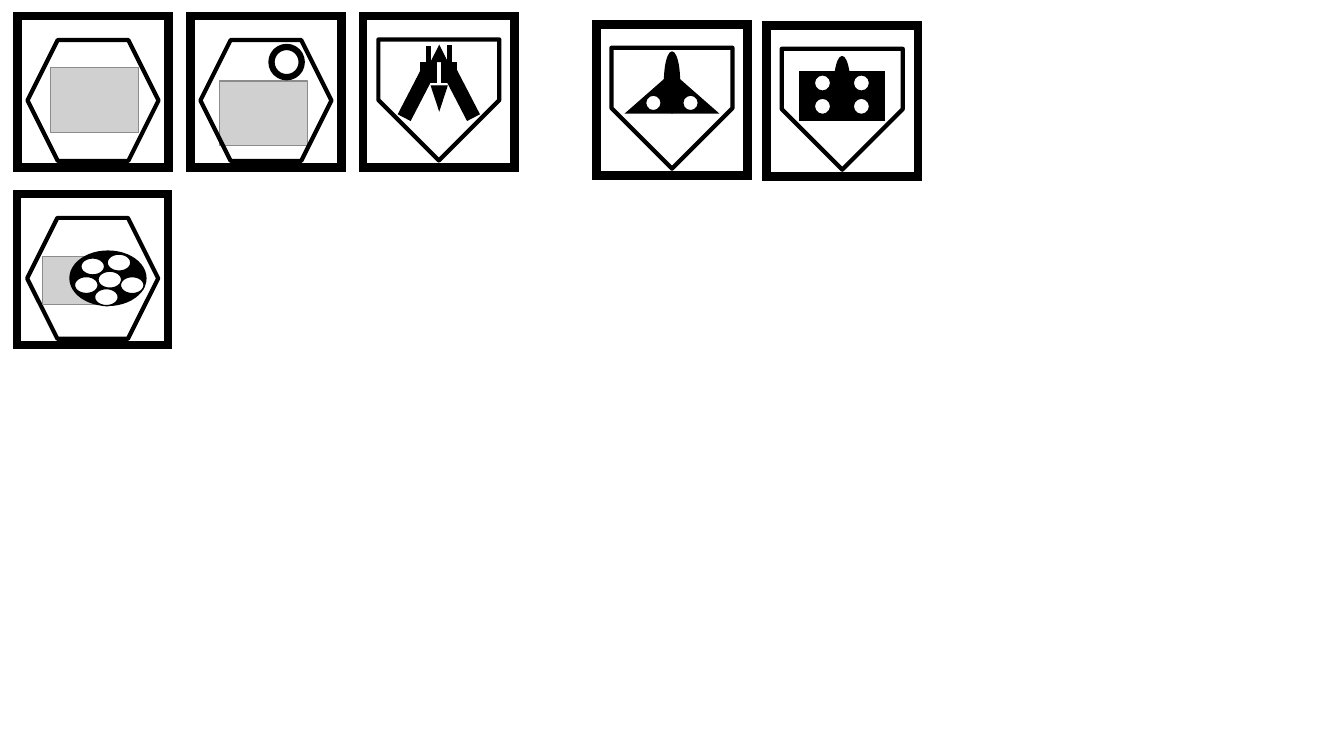
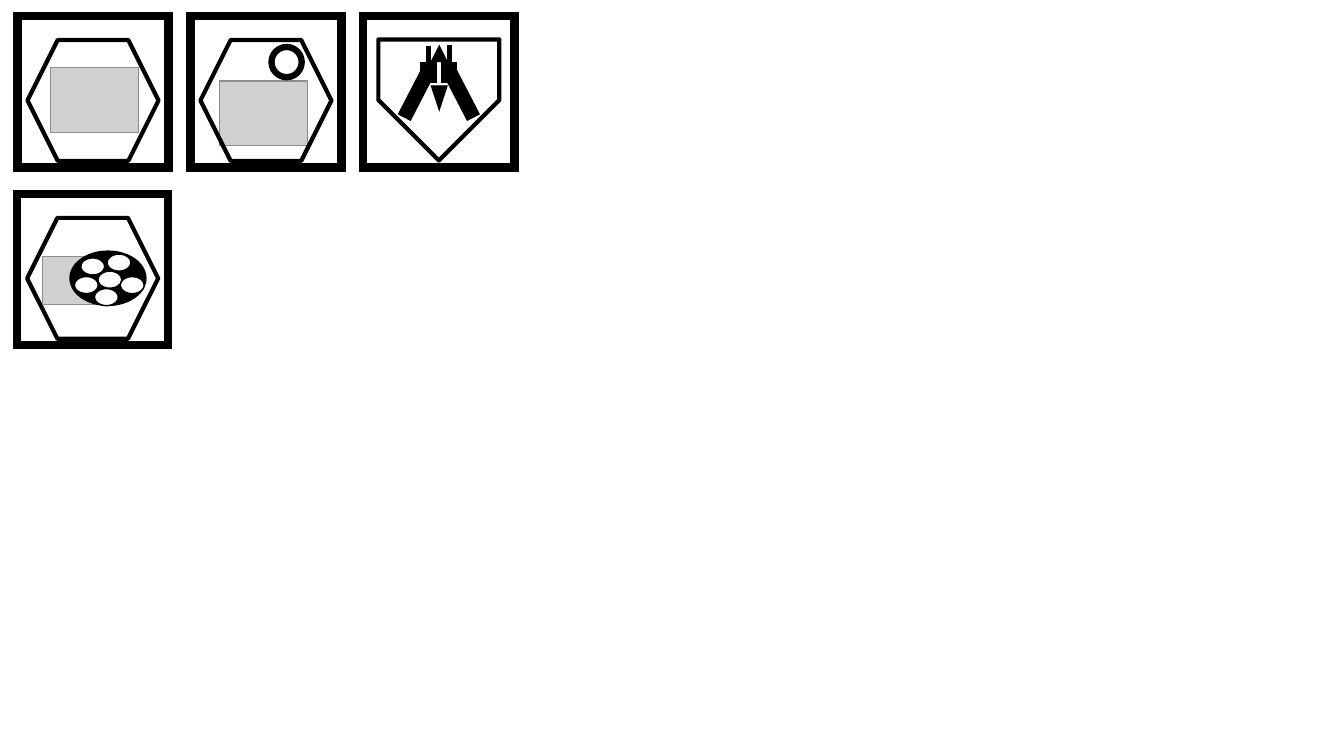
Before and after one commit to alexliuhust/JS_ChessGames, a slide deck: slide 4 of image process/drawings sifi.pptx. Drawn at 1344x756 pixels with LibreOffice and Linux fonts; fonts in the diff are those of the drawing; grey boxes stand for pictures. Boxes give left, top, right and bottom in pixels: in the first picture for what was removed or moved away, otherwise in the second. Text is boxed around its words. In the diff, an @@ line names an element or a change of style, - is before the commit and + after.

```diff
--- a/image process/drawings sifi.pptx
+++ b/image process/drawings sifi.pptx
@@ rectangle removed at (x1=597, y1=24, x2=748, y2=175) @@
@@ rectangle removed at (x1=767, y1=25, x2=919, y2=176) @@
@@ pentagon arrow removed at (x1=612, y1=47, x2=733, y2=168) @@
@@ pentagon arrow removed at (x1=782, y1=48, x2=903, y2=169) @@
@@ group removed at (x1=627, y1=52, x2=718, y2=113): 3 ellipses, 1 triangle @@
@@ group removed at (x1=800, y1=56, x2=884, y2=120): 5 ellipses, 1 rectangle @@
```
Also in this commit, not shown: 1 other slide changed, 12 other files.
